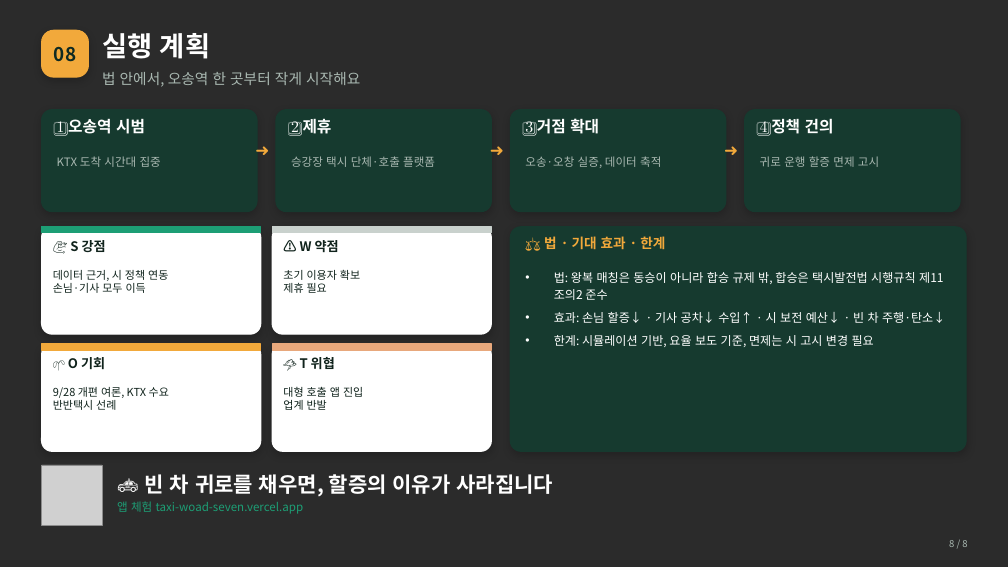
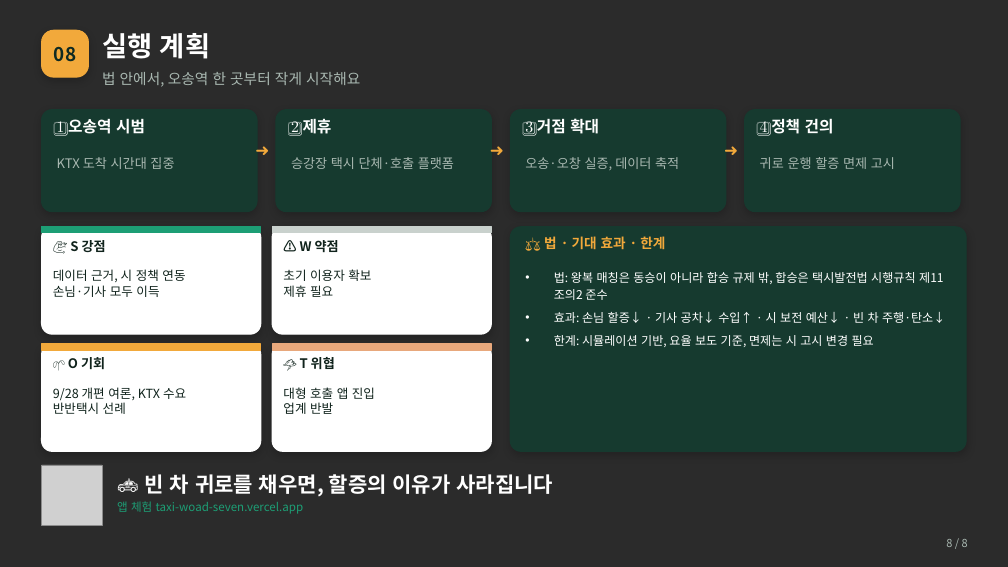
Before and after one commit to gysosm-glitch/TAXI, a slide deck: slide 8 of presentation/쉐어택_발표_v2.pptx. Drawn at 1008x567 pixels with LibreOffice and Linux fonts; fonts in the diff are those of the drawing; grey boxes stand for pictures; background and template pictures are left out; a plain dark background stands for a picture behind light text. Boxes give left, top, right and bottom in pixels: in the first picture for what was removed or moved away, otherwise in the second. Text is boxed around its words. In the diff, an @@ line names an element or a change of style, - is before the commit and + after.

```diff
--- a/presentation/쉐어택_발표_v2.pptx
+++ b/presentation/쉐어택_발표_v2.pptx
@@ size 11 to 12.5 pt in 4 elements at [57, 157, 174, 169], [291, 157, 454, 169], [525, 157, 679, 170], [760, 157, 895, 169] @@
@@ size 10.5 to 12 pt in 4 elements at [53, 269, 185, 297], [283, 269, 371, 297], [53, 387, 186, 414], [283, 387, 375, 414] @@
@@ text "8 / 8" at [946, 539, 968, 547]: size 9 to 10.5 pt @@
```
Also in this commit, not shown: 7 other slides changed, 2 other files.
